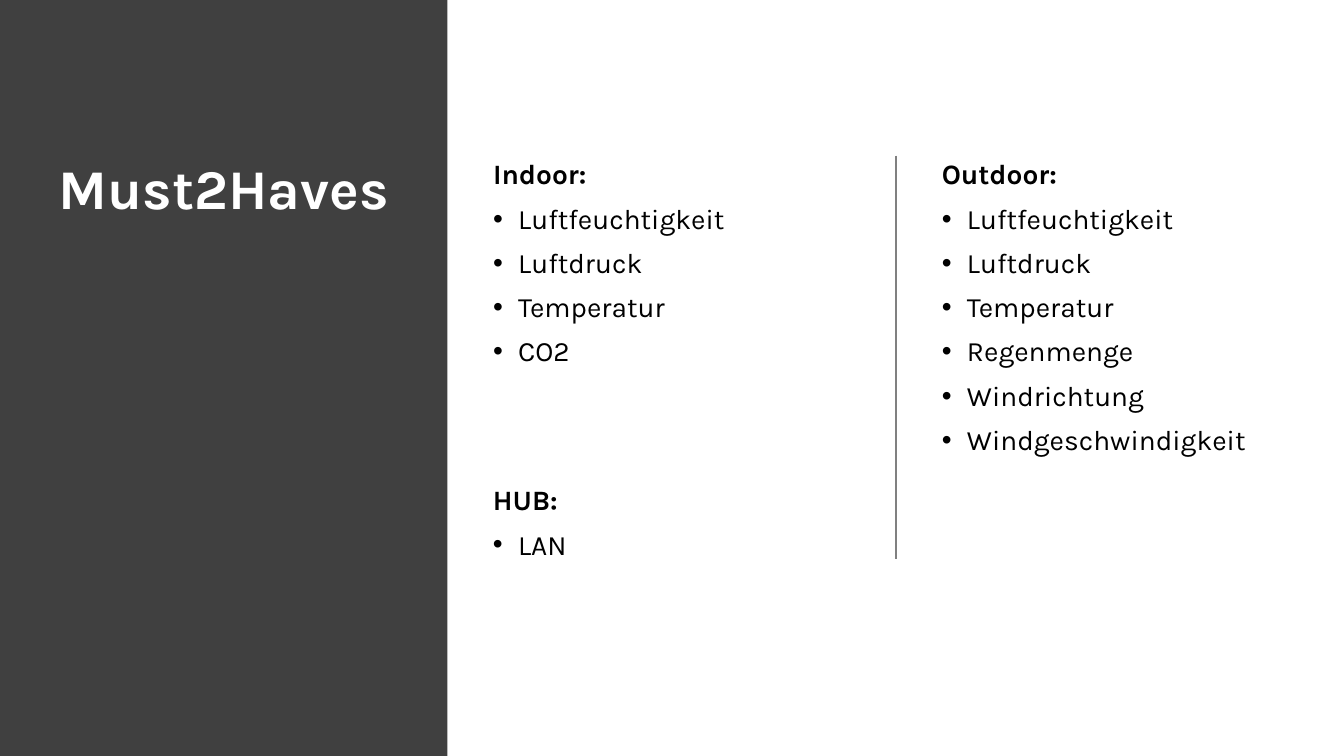
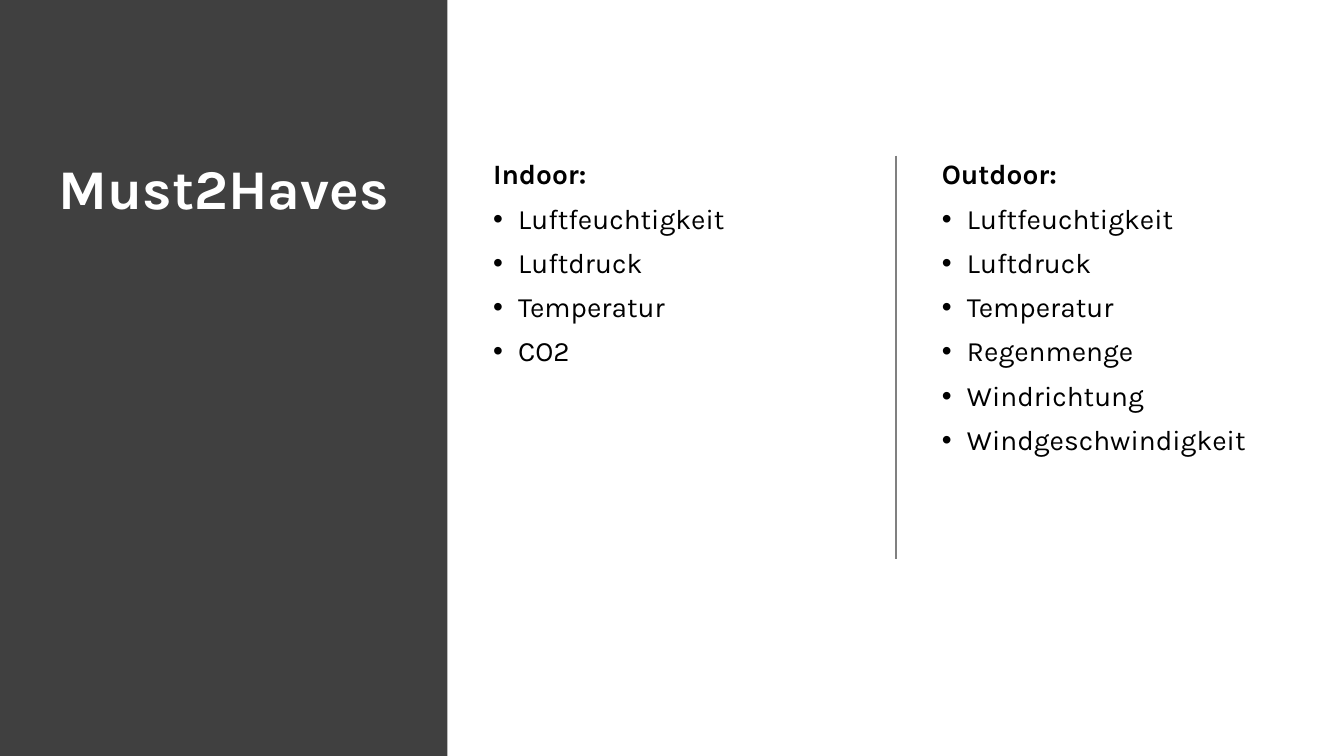
Before and after one commit to EatingJan1/Wetterstation-Bulme-Werkstaetten-Projekt-2024-2025, a slide deck: slide 4 of Vorstellung.pptx (slide 2 before the commit). Drawn at 1344x756 pixels with LibreOffice and Linux fonts; fonts in the diff are those of the drawing. Boxes give left, top, right and bottom in pixels: in the first picture for what was removed or moved away, otherwise in the second. Text is boxed around its words. In the diff, an @@ line names an element or a change of style, - is before the commit and + after.

```diff
--- a/Vorstellung.pptx
+++ b/Vorstellung.pptx
@@ text removed at box(493, 491, 566, 555) @@
-HUB:
-• LAN
```
Also in this commit, not shown: 2 other slides changed, 3 slides added, 2 slides removed.
